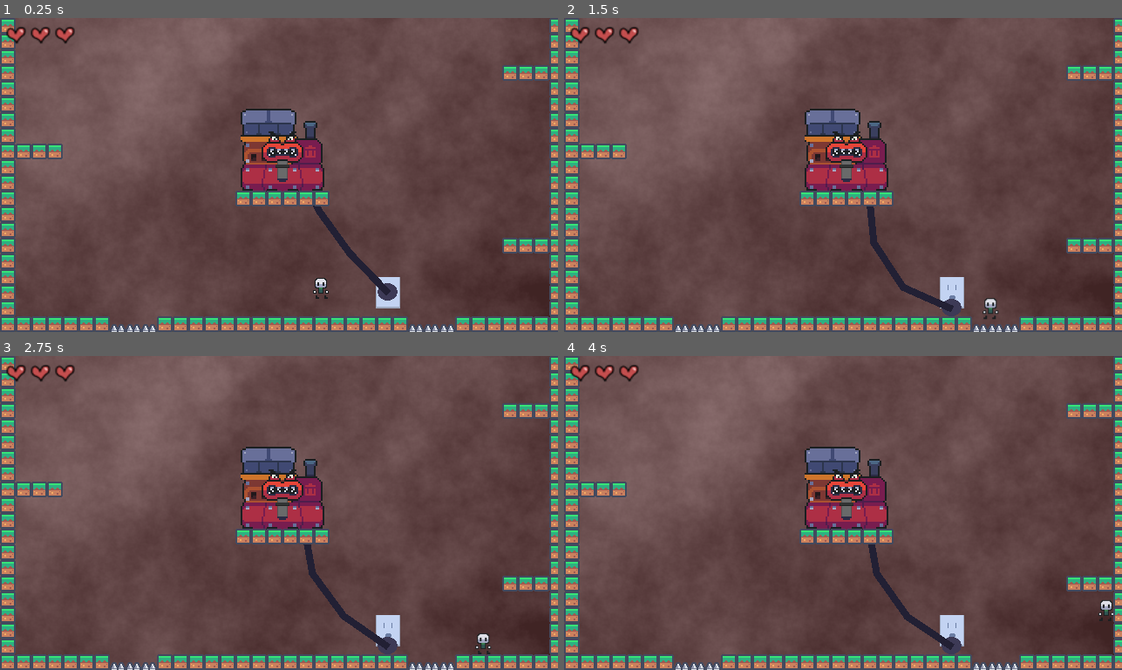
Above: before the commit, frames 1-4 (two rows, left to right).
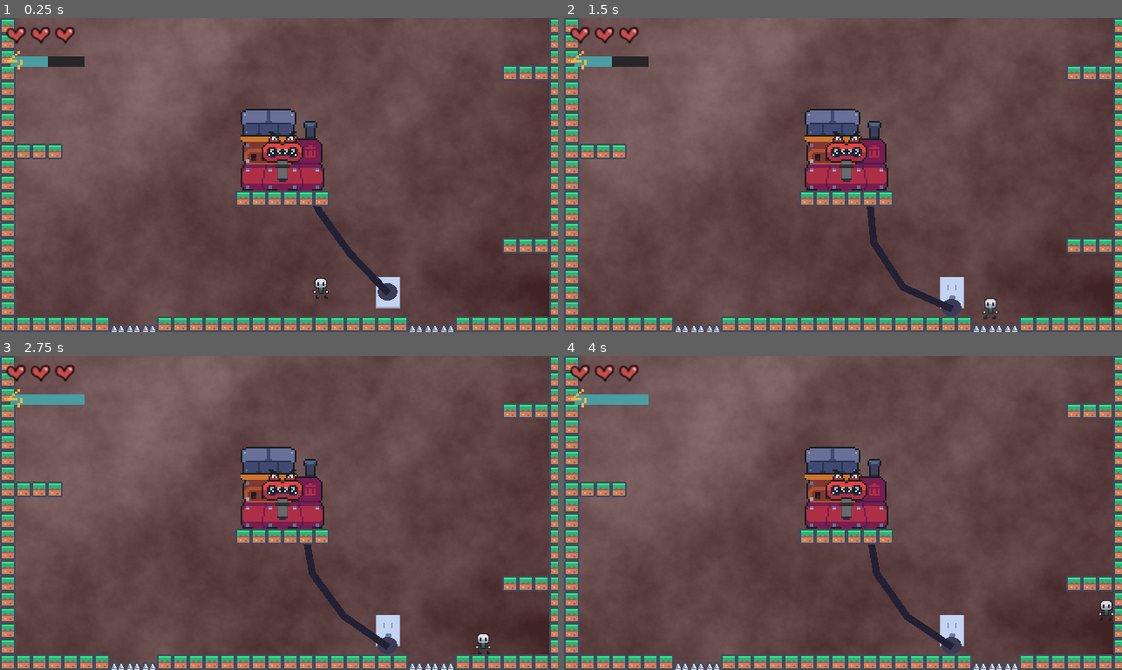
Above: after the commit, the same moments.

Repository: snootyjerk/Boss-Rush-Jam
Game: Godot game, scene res://main.tscn
The game is run twice, just before and just after one commit, with the same random seed, the same clock (stepped at 60 frames per second) and the same inputs.
Inputs:
- Up to frame 1 (0.25 s): no input
- Up to frame 2 (1.5 s): hold Right (right) from 0.53 s (still down); tap Space (jump) at 0.77 s
- Up to frame 3 (2.75 s): tap Space (jump) at 1.52 s; release Right (right) at 2.03 s; hold Left (left) from 2.03 s (still down)
- Up to frame 4 (4 s): release Left (left) at 2.78 s; hold Right (right) from 2.78 s (still down); tap Space (jump) at 3.02, 3.77 s

The runs differ from the first frame. In frame 1, 0.5% of the frame differs, in the area x 1-16%, y 10-17%; in frame 2, 0.5%; in frame 3, 0.5%; in frame 4, 0.5%.

Commit message:
add charge bar to HUD

Diff:
--- a/Player/player_controller.gd
+++ b/Player/player_controller.gd
@@ -1,4 +1,5 @@
 extends CharacterBody2D
+class_name PlayerController
 
 const TERMINAL_VELOCITY: int = 1500
 
@@ -23,7 +24,13 @@
 var _is_jump_buffered = false
 var _was_on_floor = false
 var _is_flying = false
-var _current_energy = _max_energy
+var _current_energy = _max_energy:
+	set(energy):
+		_current_energy = energy
+		Main.node.player_energy = _current_energy
+var energy:
+	get:
+		return _current_energy
 
 
 var _input: Vector2
--- a/hud.gd
+++ b/hud.gd
@@ -2,6 +2,7 @@
 
 
 @onready var h_box_container: Node = $HBoxContainer
+@onready var charge_bar: ProgressBar = $ChargeBar
 
 
 func _on_main_player_health_changed(new_health: int) -> void:
@@ -12,3 +13,7 @@
 		if i < h_box_container.get_child_count():
 			var heart_icon: Control = h_box_container.get_child(i)
 			heart_icon.visible = true
+
+
+func _on_main_player_energy_changed(new_energy: int) -> void:
+	charge_bar.value = new_energy
--- a/main.gd
+++ b/main.gd
@@ -2,6 +2,7 @@
 class_name Main
 
 signal player_health_changed(new_health: int)
+signal player_energy_changed(new_energy: int)
 
 @export var _first_level_scene: PackedScene
 @export var _game_over_scene: PackedScene
@@ -23,6 +24,13 @@
 func heal_player():
 	player_health = min(player_health, Constants.PLAYER_MAX_HEALTH)
 	player_health_changed.emit(player_health)
+
+var player_energy: int = 100:
+	get:
+		return player_energy
+	set(new_energy):
+		player_energy = new_energy
+		player_energy_changed.emit(player_energy)
 
 
 var _game_over_node: Node
--- a/main.tscn
+++ b/main.tscn
@@ -1,10 +1,17 @@
-[gd_scene load_steps=6 format=3 uid="uid://ba2g4ofnehaba"]
+[gd_scene load_steps=9 format=3 uid="uid://ba2g4ofnehaba"]
 
 [ext_resource type="PackedScene" uid="uid://dff4s57byf83y" path="res://Levels/level_test.tscn" id="1_2x0na"]
 [ext_resource type="Script" path="res://main.gd" id="1_wael7"]
 [ext_resource type="PackedScene" uid="uid://bypwi50itfktm" path="res://Scenes/game_over.tscn" id="3_j2noh"]
 [ext_resource type="Script" path="res://hud.gd" id="4_a8hih"]
 [ext_resource type="Texture2D" uid="uid://bbjlyttolohup" path="res://Sprite Sheets/heart_icon.png" id="4_eroq4"]
+[ext_resource type="Texture2D" uid="uid://sask81gr2qvw" path="res://Sprite Sheets/charge_collectible.png" id="6_o5ph1"]
+
+[sub_resource type="StyleBoxFlat" id="StyleBoxFlat_kph2w"]
+bg_color = Color(0.15, 0.15, 0.15, 1)
+
+[sub_resource type="StyleBoxFlat" id="StyleBoxFlat_4cnt5"]
+bg_color = Color(0.288, 0.616533, 0.64, 1)
 
 [node name="Main" type="Node"]
 process_mode = 3
@@ -25,8 +32,8 @@
 layout_mode = 1
 offset_left = 6.0
 offset_top = 8.0
-offset_right = 62.0
-offset_bottom = 26.0
+offset_right = 86.0
+offset_bottom = 32.0
 
 [node name="HeartIcon" type="TextureRect" parent="HUD/HBoxContainer"]
 custom_minimum_size = Vector2(24, 24)
@@ -70,4 +77,27 @@
 texture = ExtResource("4_eroq4")
 expand_mode = 2
 
+[node name="ChargeBar" type="ProgressBar" parent="HUD"]
+layout_mode = 0
+offset_left = 12.0
+offset_top = 44.0
+offset_right = 97.0
+offset_bottom = 56.0
+theme_override_styles/background = SubResource("StyleBoxFlat_kph2w")
+theme_override_styles/fill = SubResource("StyleBoxFlat_4cnt5")
+step = 1.0
+value = 50.0
+show_percentage = false
+
+[node name="ChargeIcon" type="TextureRect" parent="HUD"]
+texture_filter = 1
+layout_mode = 0
+offset_left = 8.0
+offset_top = 38.0
+offset_right = 26.0
+offset_bottom = 59.0
+texture = ExtResource("6_o5ph1")
+expand_mode = 1
+
+[connection signal="player_energy_changed" from="." to="HUD" method="_on_main_player_energy_changed"]
 [connection signal="player_health_changed" from="." to="HUD" method="_on_main_player_health_changed"]
Binary file added: Sprite Sheets/charge_collectible.png
Not shown, added: Sprite Sheets/charge_collectible.png.import
